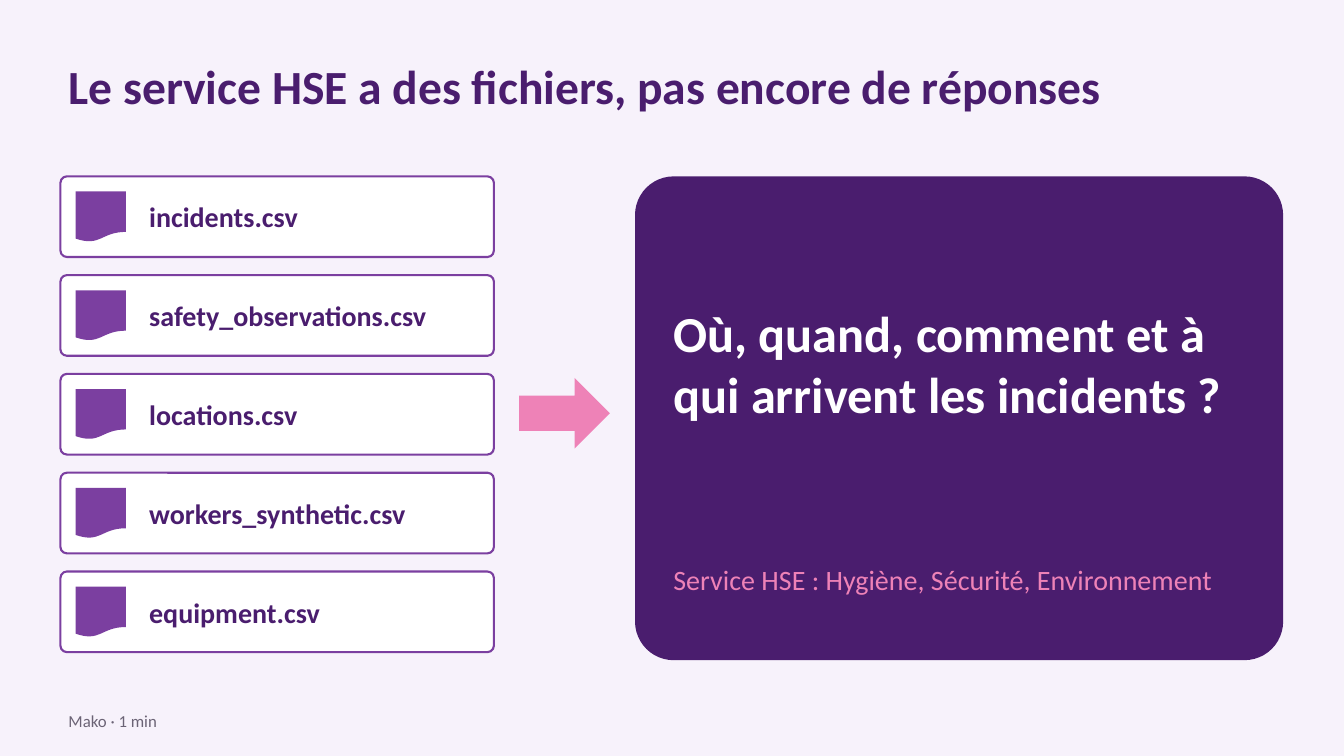
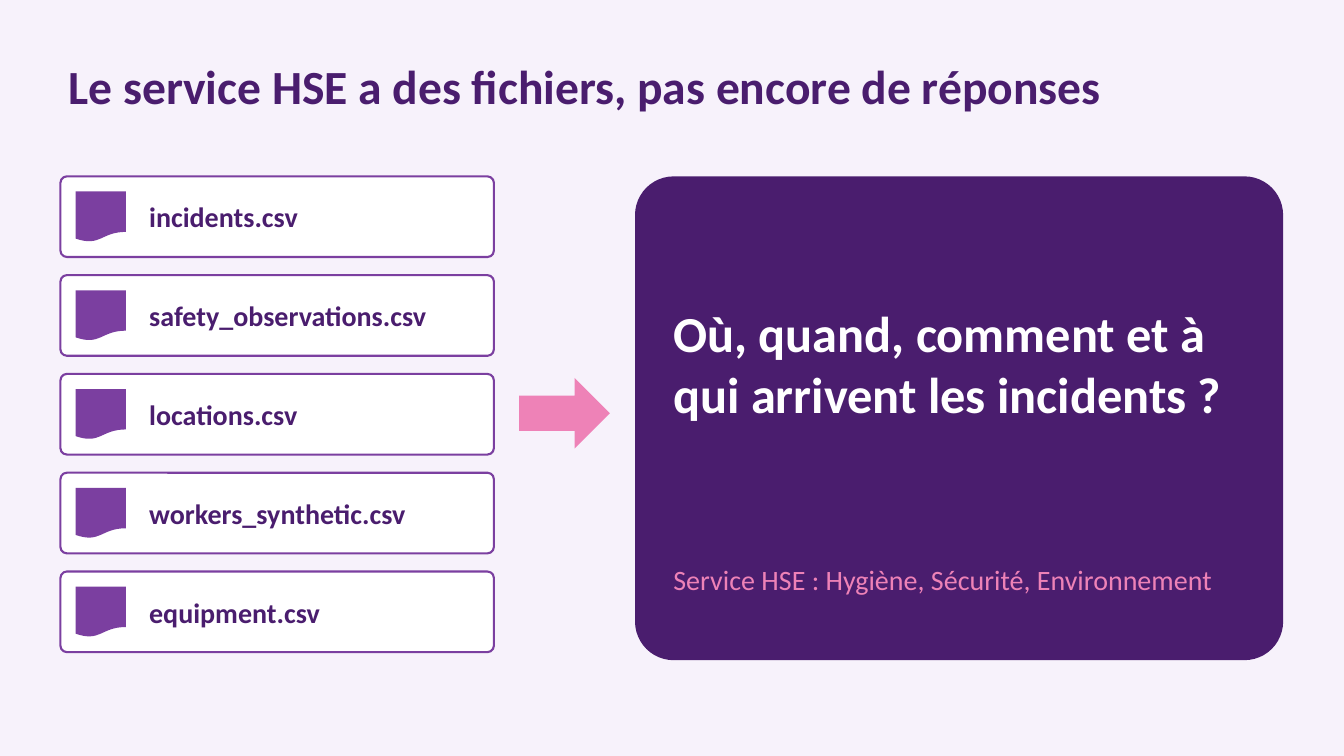
Before and after one commit to fatouu50/Port-Safety-Incident-Analytics-M2-IAMD-Gestion-des-Donn-es-Massives-, a slide deck: slide 2 of 09_PRESENTATION/presentation_projet11.pptx. Drawn at 1344x756 pixels with LibreOffice and Linux fonts; fonts in the diff are those of the drawing. Boxes give left, top, right and bottom in pixels: in the first picture for what was removed or moved away, otherwise in the second. Text is boxed around its words. In the diff, an @@ line names an element or a change of style, - is before the commit and + after.

```diff
--- a/09_PRESENTATION/presentation_projet11.pptx
+++ b/09_PRESENTATION/presentation_projet11.pptx
@@ text removed at <box>68,715,157,727</box> @@
-Mako · 1 min
```
Also in this commit, not shown: 9 other slides changed, 1 slide added, 1 slide removed.
